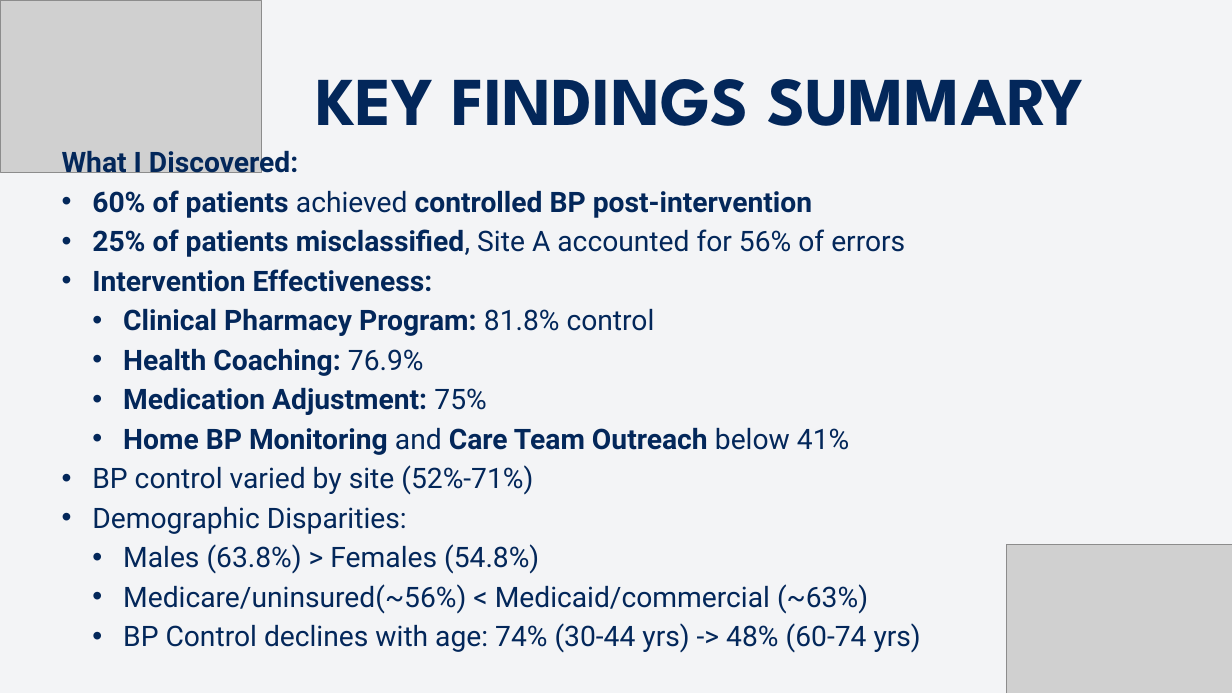
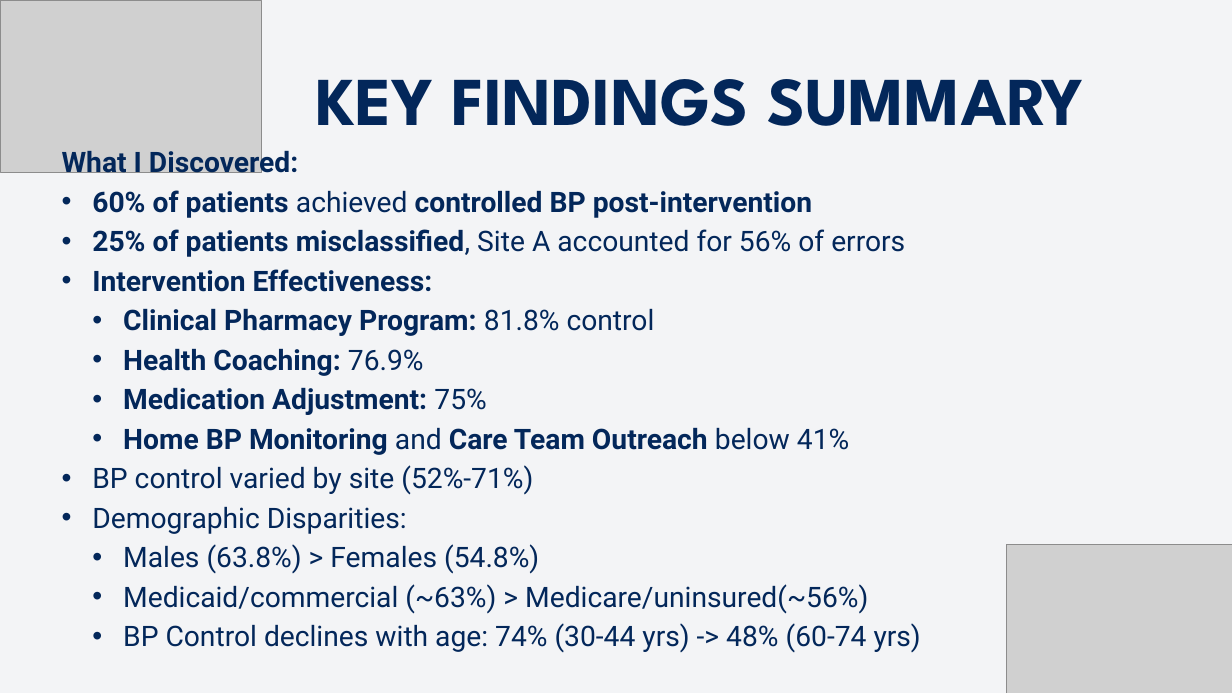
Before and after one commit to hesanche94/TVHC, a slide deck: slide 4 of TVHC SKILLS TEST.pptx. Drawn at 1232x693 pixels with LibreOffice and Linux fonts; fonts in the diff are those of the drawing; grey boxes stand for pictures. Boxes give left, top, right and bottom in pixels: in the first picture for what was removed or moved away, otherwise in the second. Text is boxed around its words. In the diff, an @@ line names an element or a change of style, - is before the commit and + after.

```diff
--- a/TVHC SKILLS TEST.pptx
+++ b/TVHC SKILLS TEST.pptx
@@ text at box(123, 584, 868, 614): text changed @@
-  • Medicare/uninsured(~56%) < Medicaid/commercial (~63%)
+  • Medicaid/commercial (~63%) > Medicare/uninsured(~56%)
```
Also in this commit, not shown: 8 other slides changed, 1 other file.
